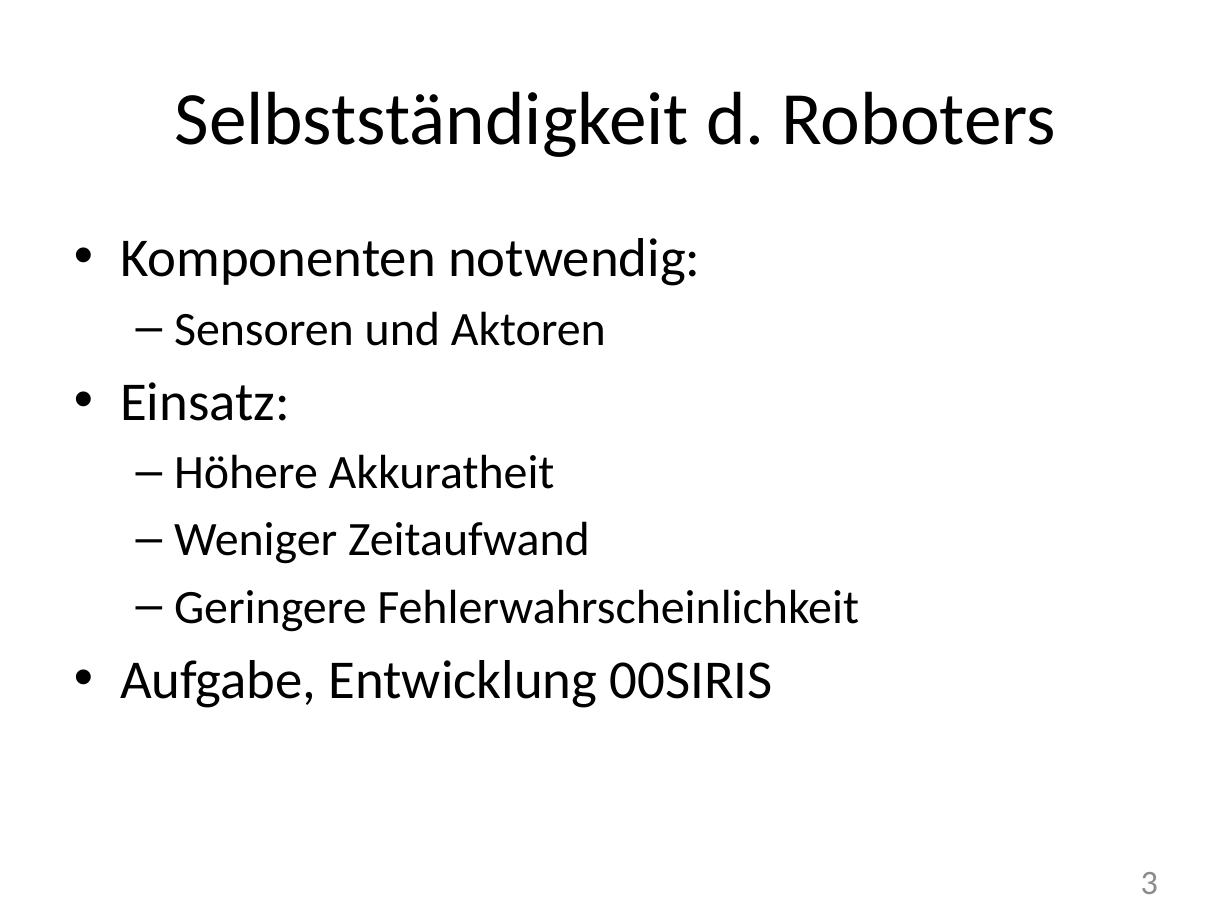
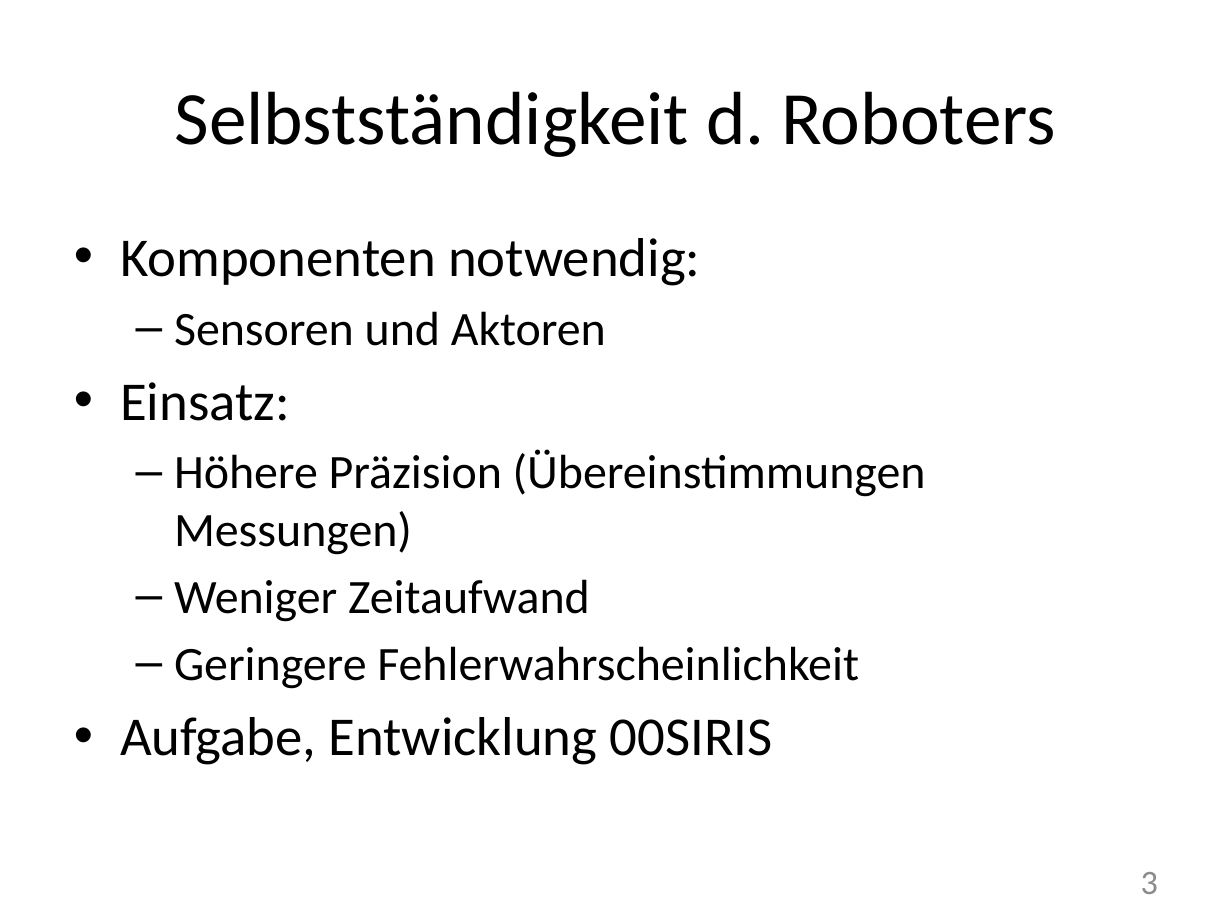
Before and after one commit to cjaneczek-tgm/mat-kopg, a slide deck: slide 3 of PROJEKTUMFELD.pptx. Drawn at 1232x924 pixels with LibreOffice and Linux fonts; fonts in the diff are those of the drawing. Boxes give left, top, right and bottom in pixels: in the first picture for what was removed or moved away, otherwise in the second. Text is boxed around its words. In the diff, an @@ line names an element or a change of style, - is before the commit and + after.

```diff
--- a/PROJEKTUMFELD.pptx
+++ b/PROJEKTUMFELD.pptx
@@ text at [174, 449, 926, 555]: text changed @@
-  – Höhere Akkuratheit
+  – Höhere Präzision (Übereinstimmungen Messungen)
```
Also in this commit, not shown: 9 other slides changed, 5 slides added, 1 slide removed, 2 other files.
